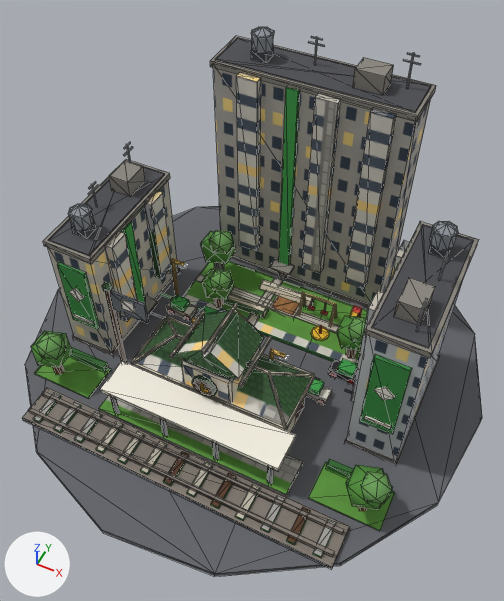
One commit to the glTF model game/assets/models/city_dl6_green.glb: the scene before it, then after it.
Both versions are drawn from a camera (50 mm lens) standing at (0.66, -1.334, 1.926) and looking at (0.04, -0.094, 0.375). Lighting does not change. The marker at lower left points along +X, +Y and +Z. The older version comes first. Mesh edges are drawn as thin lines. Vertices at exactly the same position are counted once.

Names of what the first picture shows: 'city_dl6_green'.
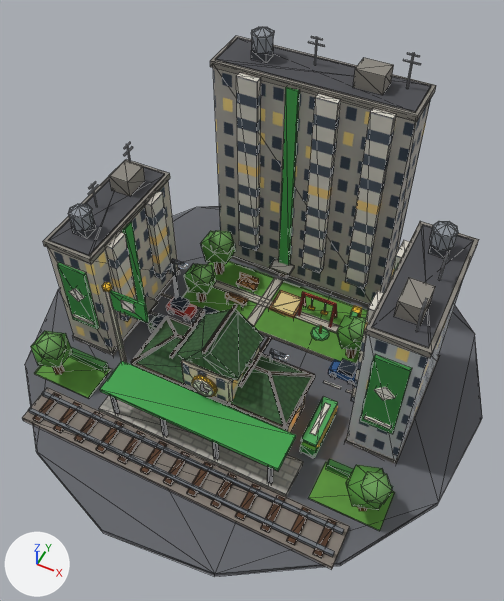
Changed parts and their boxes (x1, y1, x2, y2) in the pictures (504 x 601 px; the box of a moved part takes in the faces that stretch with it):
part 1 of me_m, moved or reshaped (mostly hidden): before (214, 299, 224, 308); after (197, 293, 206, 302)
part 2 of me_m, moved or reshaped: before (202, 269, 234, 300); after (184, 264, 216, 294)
part 3 of me_m, moved or reshaped: before (210, 269, 233, 291); after (191, 264, 215, 286)
part 4 of me_m, moved or reshaped (not visible before): after (323, 380, 341, 389)
part 5 of me_m, moved or reshaped: before (306, 386, 332, 404); after (148, 316, 156, 330)
part 6 of me_m, moved or reshaped: before (308, 378, 324, 396); after (152, 314, 166, 328)
part 7 of me_m, moved or reshaped (not visible before): after (301, 396, 338, 447)
part 8 of me_m, added: after (310, 403, 331, 436)
part 9 of me_m, moved or reshaped (not visible before): after (317, 407, 337, 447)
part 10 of me_m, added: after (225, 292, 248, 305)
part 11 of me_m, added: after (236, 272, 259, 291)
part 12 of me_m, deleted: before (260, 279, 314, 307)
part 13 of me_m, added: after (300, 410, 337, 458)
part 14 of me_m, deleted: before (213, 294, 268, 318)
part 15 of me_m, surface changed: (22, 73, 431, 569) in both

What changed in the scene script:
```text
Change me_m:
    used by ob_city_dl6_green; location = (0.0, 0.0, 0.0)
    remove me_m.from_pydata(...)  # 1943 vertices, 2960 faces; spans x -0.78..0.78, y -0.77..0.77, z -0.01..0.94
    add me_m.from_pydata(...)  # 1972 vertices, 3004 faces; spans x -0.78..0.78, y -0.77..0.77, z -0.01..0.94
    me_m part 1: the loose piece of 12 vertices spanning x -0.21..-0.19, y 0.1..0.14, z 0.0..0.09 is moved by (-0.07, 0.0, 0.0)
    me_m part 2: the loose piece of 12 vertices spanning x -0.26..-0.14, y 0.07..0.17, z 0.07..0.18 is moved by (-0.07, 0.0, 0.0)
    me_m part 3: the loose piece of 12 vertices spanning x -0.22..-0.14, y 0.07..0.14, z 0.13..0.21 is moved by (-0.07, 0.0, 0.0)
    me_m part 4: the loose piece of 8 vertices spanning x 0.19..0.25, y -0.02, z 0.01..0.02 is moved by (0.08, 0.0, 0.0)
    me_m part 5: the loose piece of 8 vertices spanning x 0.21..0.31, y -0.1..-0.05, z 0.01..0.04 is moved by (-0.58, 0.01, 0.0)
    me_m part 6: the loose piece of 8 vertices spanning x 0.23..0.28, y -0.1..-0.05, z 0.04..0.06 is moved by (-0.58, 0.01, 0.0)
    me_m part 7: the loose piece of 8 vertices spanning x -0.12..0.05, y -0.1..-0.05, z 0.08..0.09 is turned 90 degrees about the z axis through its middle, then moved by (0.37, -0.13, 0.0)
    me_m part 8: a new loose piece, a box spanning x 0.321..0.339, y -0.266..-0.146, z 0.088..0.092, in mat_baked (picture img_bake)
    me_m part 9: the loose piece of 8 vertices spanning x -0.11..0.04, y -0.1..-0.05, z 0.05..0.08 is turned 90 degrees about the z axis through its middle, then moved by (0.36, -0.13, 0.0)
    me_m part 10: a new loose piece of 15 vertices spanning x -0.19..-0.11, y 0.14..0.18, z 0.03..0.06, in mat_baked (picture img_bake)
    me_m part 11: a new loose piece of 14 vertices spanning x -0.19..-0.11, y 0.23..0.27, z 0.03..0.06, in mat_baked (picture img_bake)
    me_m part 12: the loose piece of 12 vertices spanning x -0.1..0.1, y 0.25..0.29, z 0.01..0.05 is deleted
    me_m part 13: 16 vertices added at x 0.31..0.36, y -0.3..-0.12, z 0.0..0.05
    me_m part 14: 12 vertices removed from x -0.23..-0.03, y 0.13..0.17, z 0.01..0.05
    me_m part 15: 1505 kept faces spanning x -0.56..0.58, y -0.58..0.52, z 0.0..0.82 get new texture (UV) coordinates
    other edits to the shape of me_m do not show in these pictures
```
